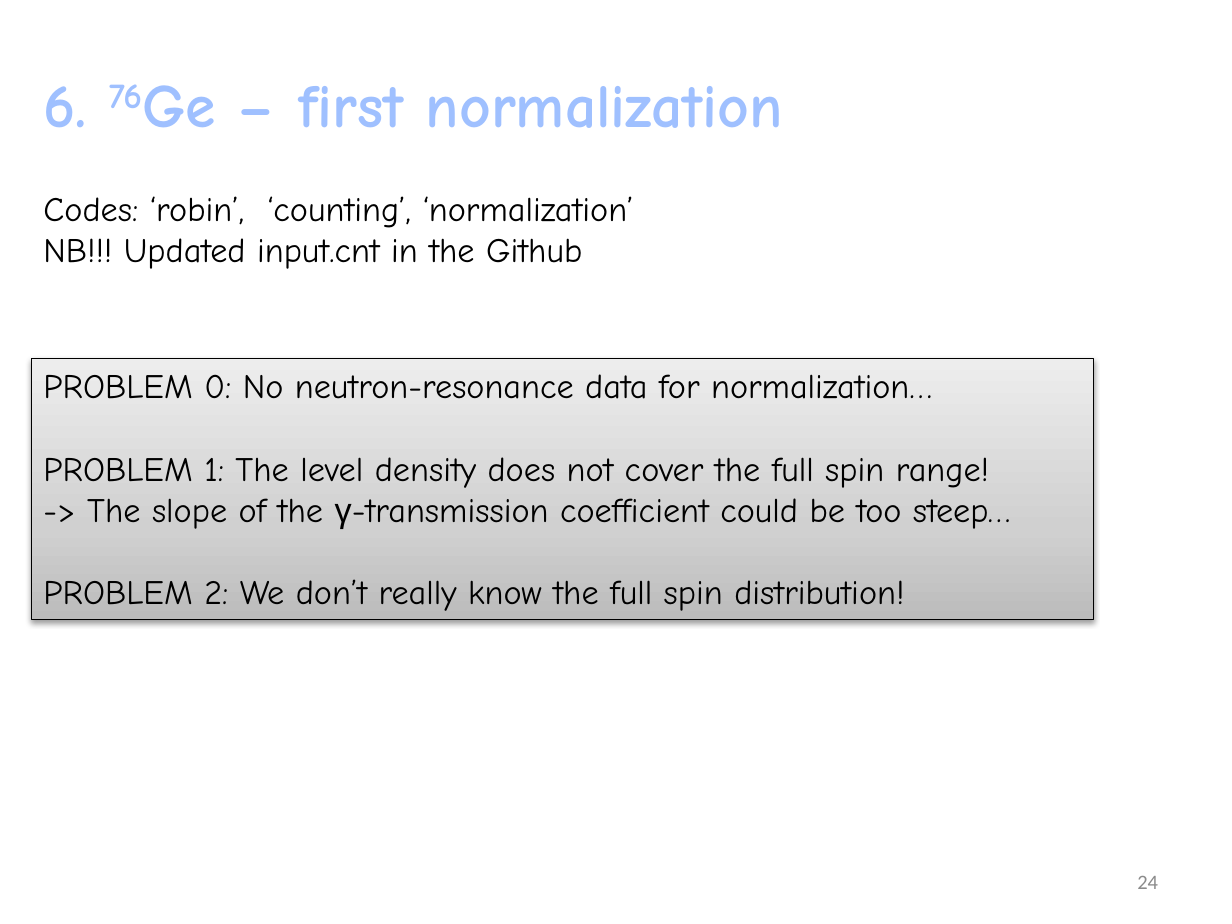
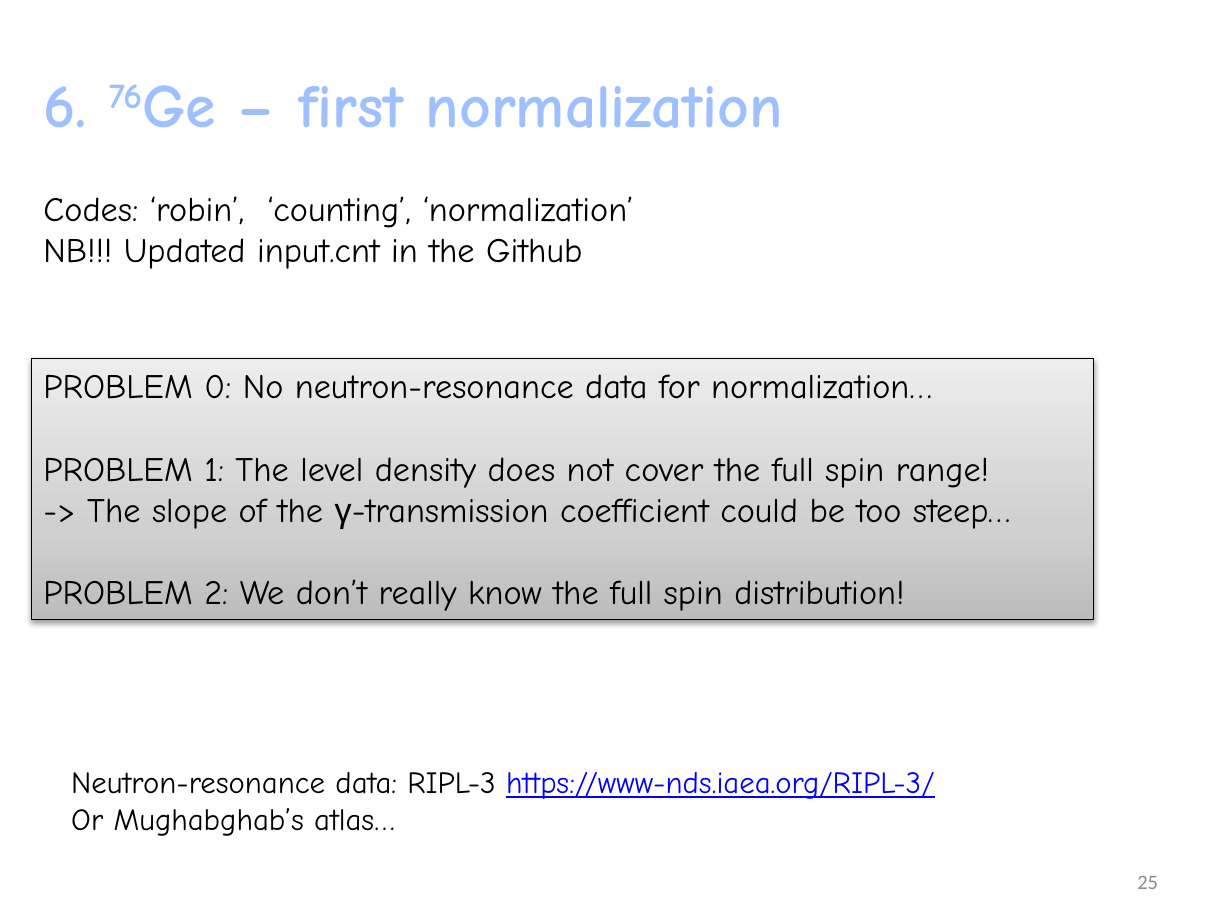
Before and after one commit to oslocyclotronlab/MSU_workshop_2015, a slide deck: slide 25 of ACL_MSU_Workshop2015/slides/MSU_workshop_day3_betaOslo_Larsen.pptx (slide 24 before the commit). Drawn at 1232x924 pixels with LibreOffice and Linux fonts; fonts in the diff are those of the drawing. Boxes give left, top, right and bottom in pixels: in the first picture for what was removed or moved away, otherwise in the second. Text is boxed around its words. In the diff, an @@ line names an element or a change of style, - is before the commit and + after.

Commit message:
Updates

```diff
--- a/ACL_MSU_Workshop2015/slides/MSU_workshop_day3_betaOslo_Larsen.pptx
+++ b/ACL_MSU_Workshop2015/slides/MSU_workshop_day3_betaOslo_Larsen.pptx
@@ text added at [71, 772, 934, 836], 18 pt, text #000000 @@
+Neutron-resonance data: RIPL-3 https://www-nds.iaea.org/RIPL-3/
+Or Mughabghab’s atlas…
@@ page number at [1137, 876, 1158, 889]: text changed @@
-24
+25
```
Also in this commit, not shown: 1 slide added.
